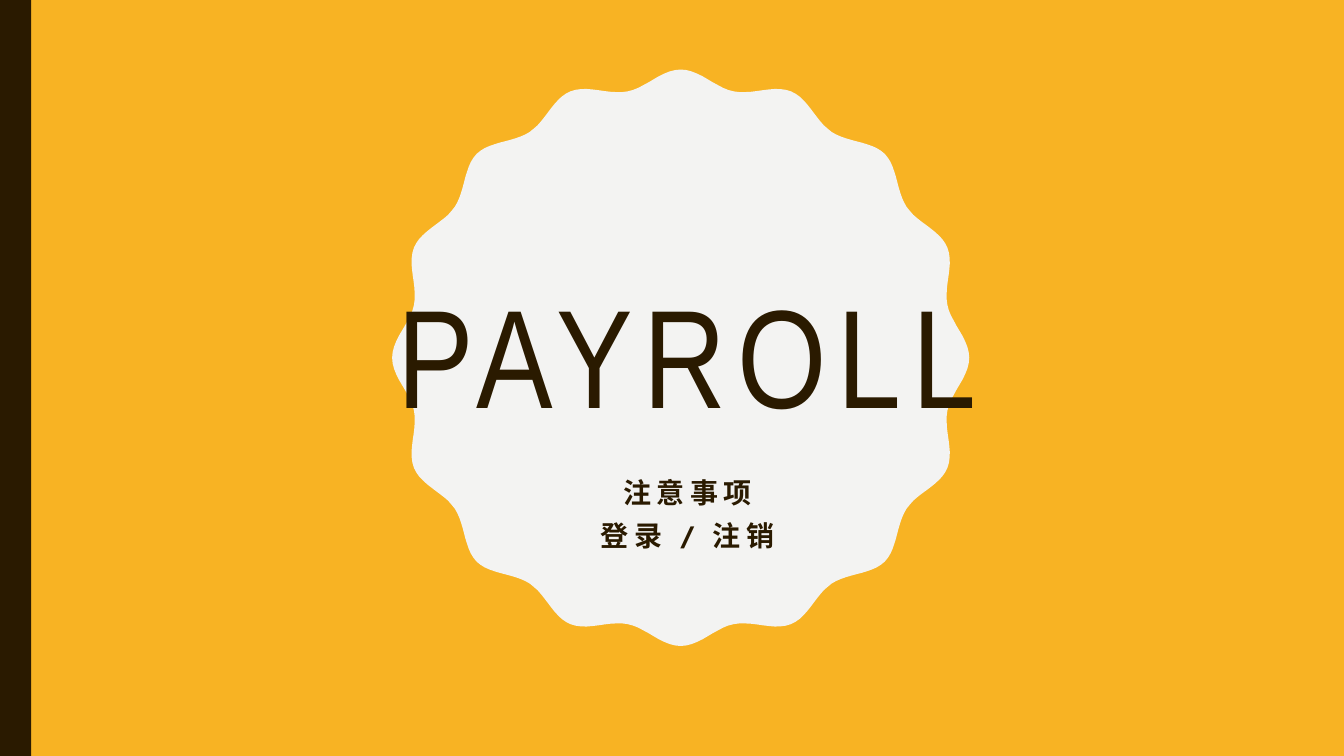
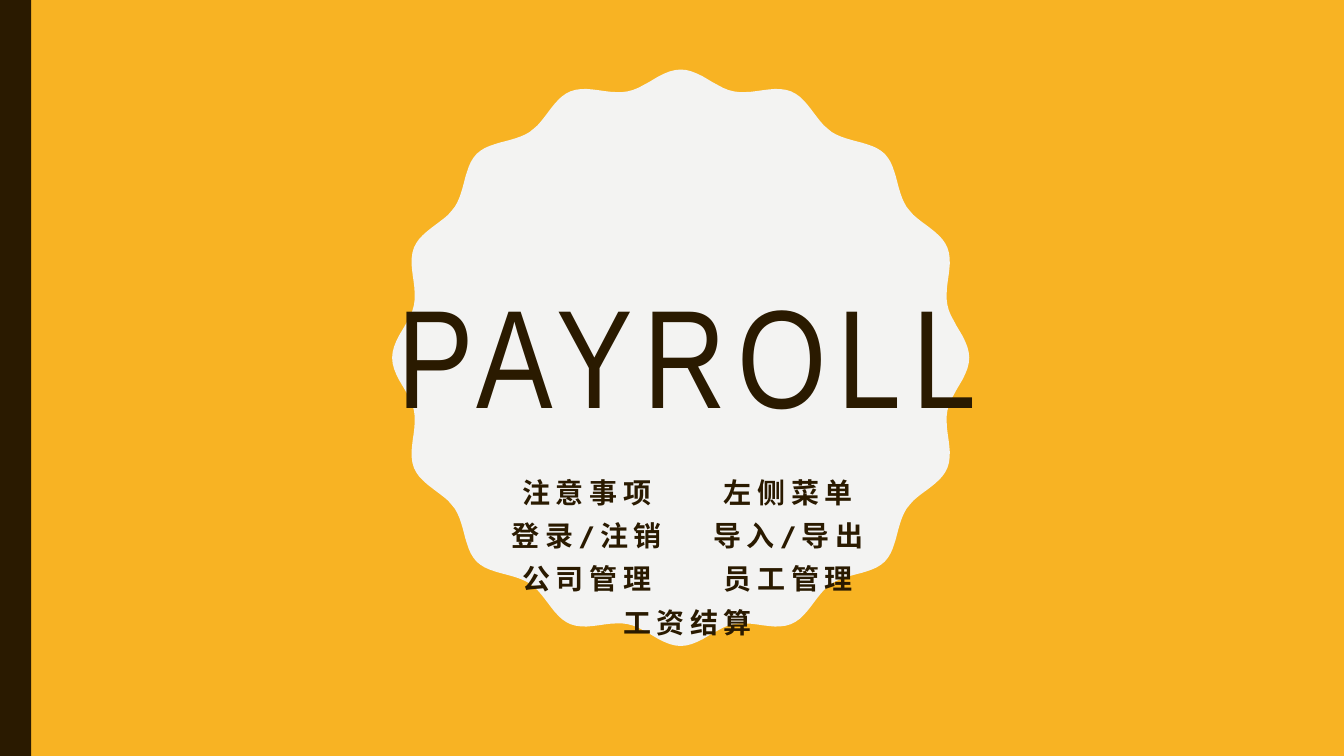
Before and after one commit to payrolls/payrolls.github.io, a slide deck: slide 1 of doc/Payroll Web UI.pptx. Drawn at 1344x756 pixels with LibreOffice and Linux fonts; fonts in the diff are those of the drawing. Boxes give left, top, right and bottom in pixels: in the first picture for what was removed or moved away, otherwise in the second. Text is boxed around its words. In the diff, an @@ line names an element or a change of style, - is before the commit and + after.

```diff
--- a/doc/Payroll Web UI.pptx
+++ b/doc/Payroll Web UI.pptx
@@ subtitle at [512, 479, 864, 641]: text changed @@
-注意事项
-登录 / 注销
+注意事项 左侧菜单
+登录/注销 导入/导出
+公司管理 员工管理
+工资结算
```
Also in this commit, not shown: 5 other slides changed, 5 slides added.
